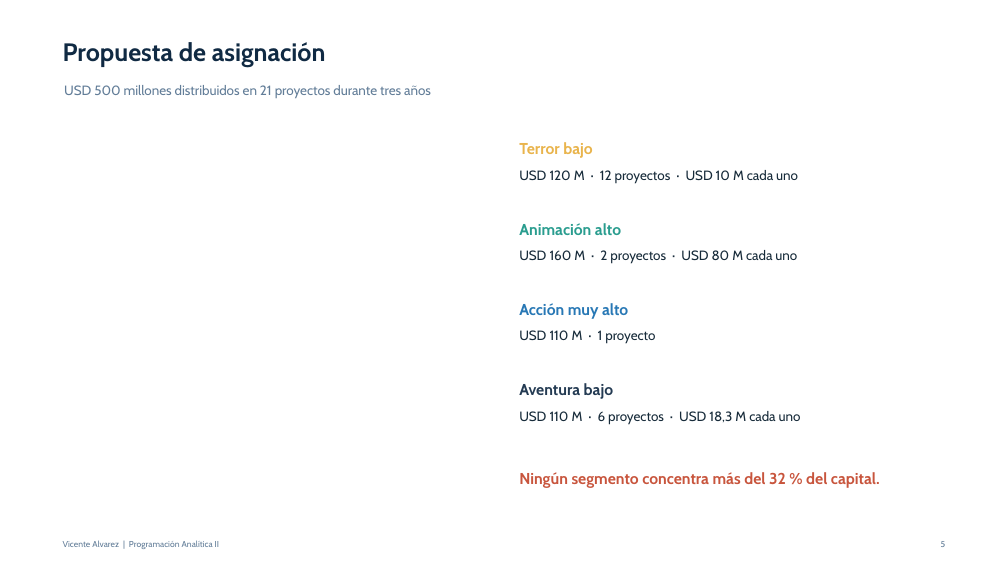
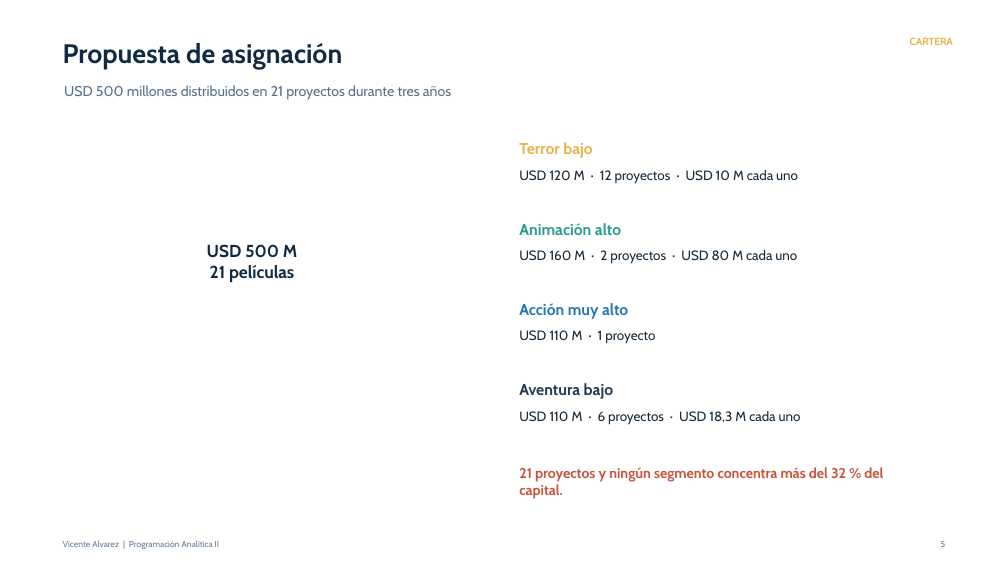
Before and after one commit to alvareezvicente-code/Vicente-Alvarez-programacion-analitica-2, a slide deck: slide 5 of salidas/presentacion_arroyo_capital.pptx. Drawn at 1008x567 pixels with LibreOffice and Linux fonts; fonts in the diff are those of the drawing. Boxes give left, top, right and bottom in pixels: in the first picture for what was removed or moved away, otherwise in the second. Text is boxed around its words. In the diff, an @@ line names an element or a change of style, - is before the commit and + after.

```diff
--- a/salidas/presentacion_arroyo_capital.pptx
+++ b/salidas/presentacion_arroyo_capital.pptx
@@ text "Propuesta de asignación" at (63,43,342,70): size 24 to 25.5 pt @@
@@ text added at (910,37,953,45), 9.8 pt, text #E9B44C, bold @@
+CARTERA
@@ text "USD 500 millones distribuidos en ..." at (64,85,451,100): size 12.8 to 13.5 pt, text colour #627D98 to #55728B @@
@@ text added at (207,244,297,283), 16.5 pt, text #102A43, bold @@
+USD 500 M
+21 películas
@@ text at (519,467,883,499): text changed; size 15 to 13.5 pt @@
-Ningún segmento concentra más del 32 % del capital.
+21 proyectos y ningún segmento concentra más del 32 % del capital.
```
Also in this commit, not shown: 7 other slides changed.
